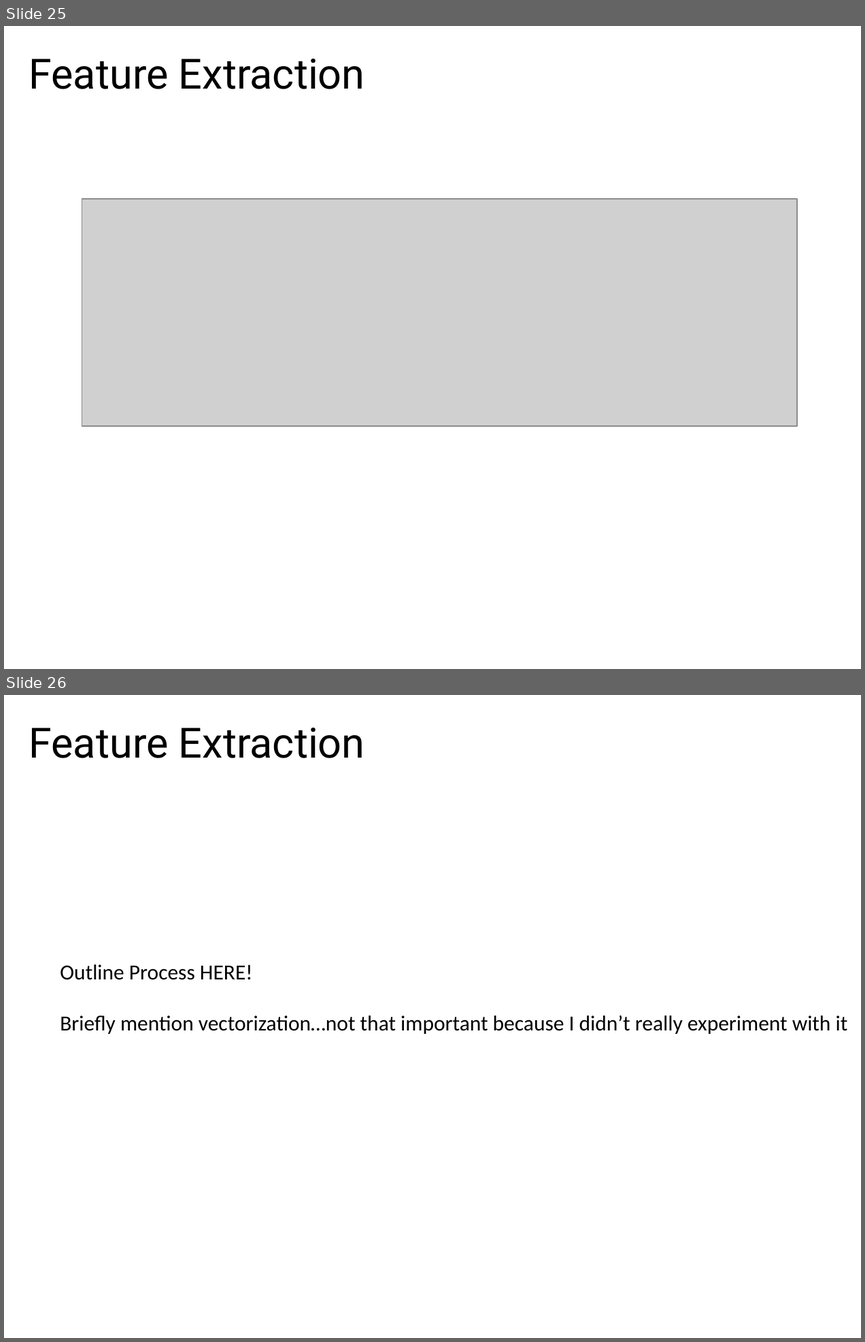
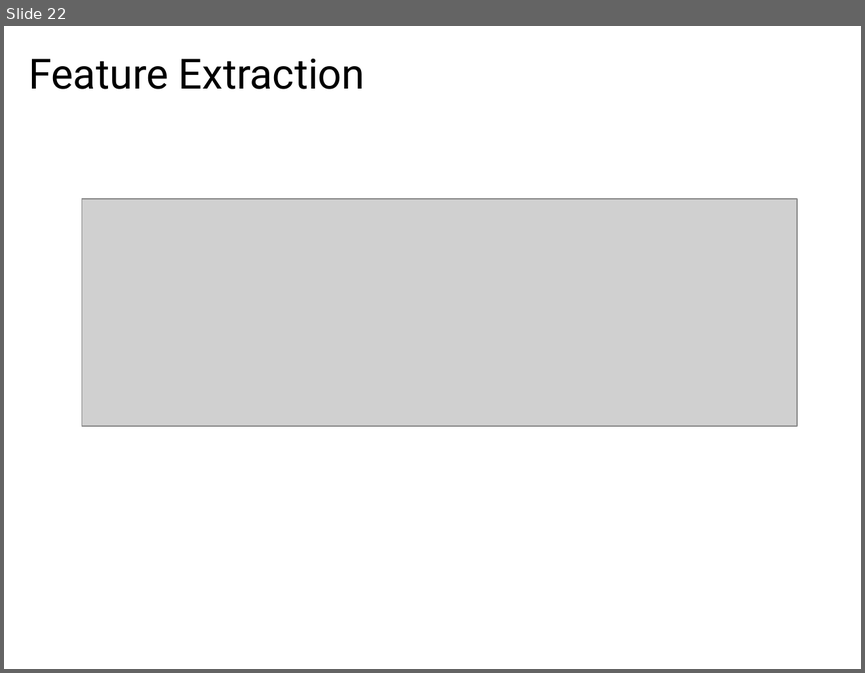
Before and after one commit to willpots/thesis, a slide deck: presentation/final_presentation.pptx. Shown one above the other, each under a label of ours: slides 25 and 26 before the commit, slide 22 after it. The pictures are 865x1342 and 865x673 pixels, drawn with LibreOffice and Linux fonts; fonts in the diff are those of the drawing; grey boxes stand for pictures. Boxes give left, top, right and bottom in pixels: in the first picture for what was removed or moved away, otherwise in the second. Text is boxed around its words. In the diff, an @@ line names an element or a change of style, - is before the commit and + after.

```diff
--- a/presentation/final_presentation.pptx
+++ b/presentation/final_presentation.pptx
@@ slide 26 removed at [4, 695, 861, 1338], background #FFFFFF @@
@@ title removed at [28, 728, 365, 758] @@
-Feature Extraction
@@ text removed at [60, 964, 848, 1034] @@
-Outline Process HERE!
-Briefly mention vectorization…not that important because I didn’t really experiment with it
@@ what was slide 25 is now slide 22 @@
```
Also in this commit, not shown: 2 slides changed, 15 slides added, 7 other slides removed, 6 other files.
